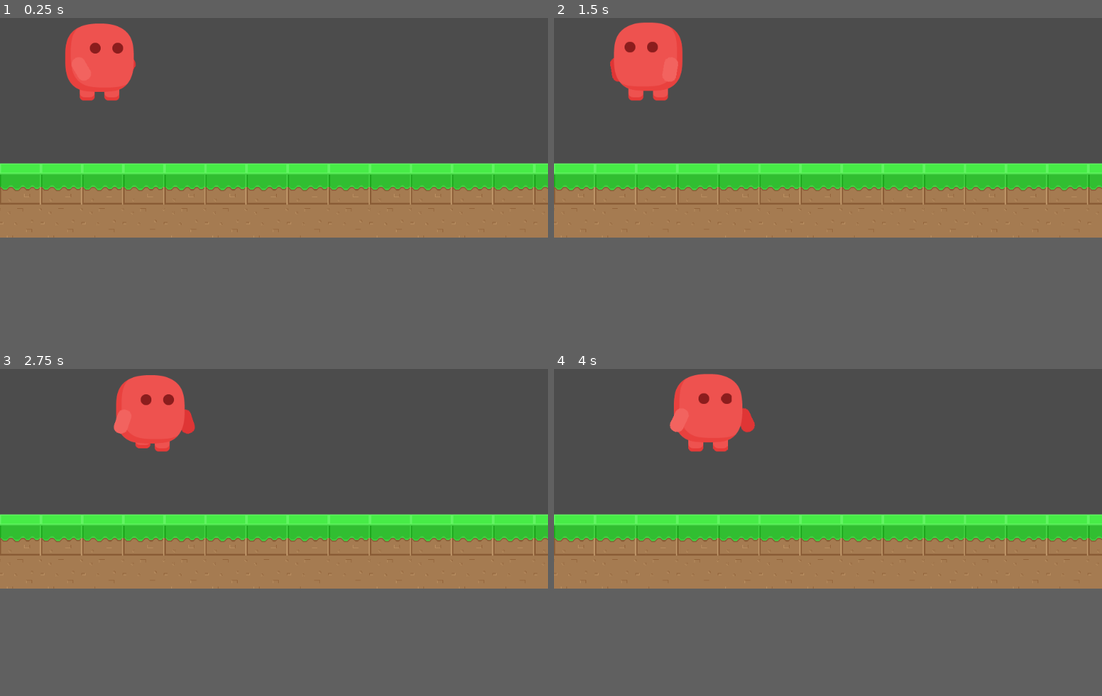
Above: before the commit, frames 1-4 (two rows, left to right).
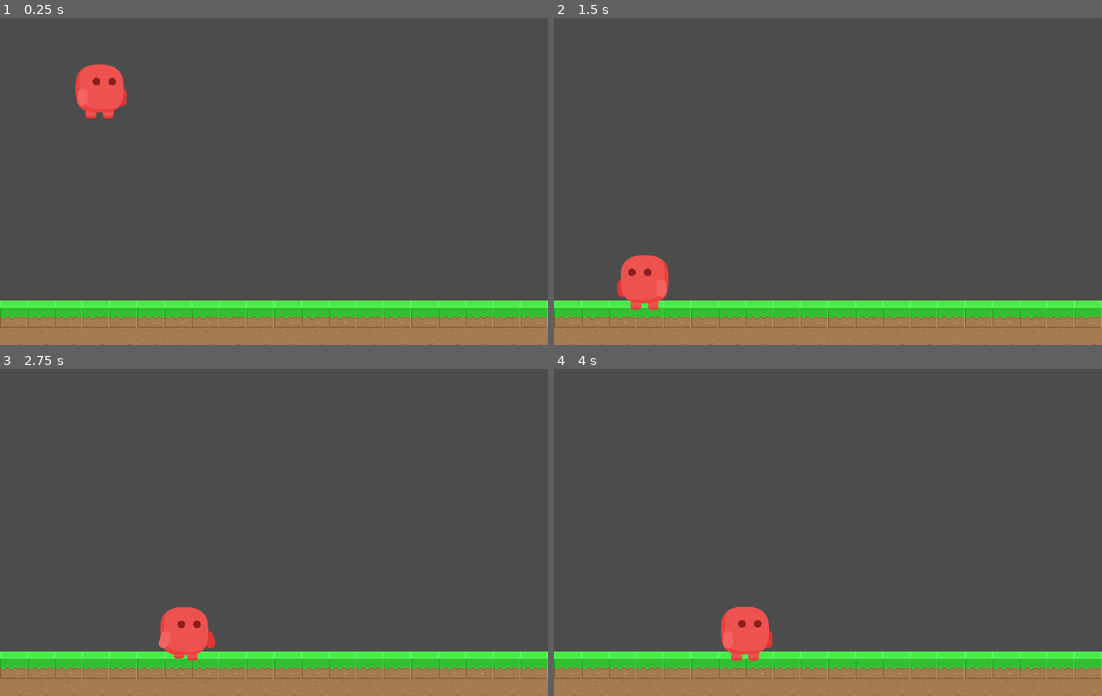
Above: after the commit, the same moments.

Repository: DavidRoberto02/Red-Jumping
Game: Godot game, scene res://recursos/niveles/Nivel1.tscn
Two runs of this game, one before a commit and one after it. Both use one fixed random seed, a clock stepped at 60 frames per second and the inputs below. The project has no main scene, so this scene is started directly.
Inputs:
- Up to frame 1 (0.25 s): no input
- Up to frame 2 (1.5 s): tap W (tecla_w) at 0.6 s; tap A (tecla_a) at 1.35 s
- Up to frame 3 (2.75 s): tap W (tecla_w) at 1.55, 2.3 s; hold D (tecla_d) from 2.03 s (still down)
- Up to frame 4 (4 s): release D (tecla_d) at 2.78 s; tap W (tecla_w) at 2.85, 3.6 s; tap Enter at 3.5 s
In our replay, the window is 800x468 before the commit and 800x625 after it. These sizes can differ from the game's own. Grey fills any space a smaller window leaves; there, only what the larger window draws over its background counts as a difference.

The runs differ from the first frame. In frame 1, 39% of the frame differs, in the area x 0-100%, y 1-100%; in frame 2, 40%; in frame 3, 40%; in frame 4, 40%.

Commit message:
[NUEVO]: Salto.

Diff:
--- a/project.godot
+++ b/project.godot
@@ -12,6 +12,10 @@
 
 config/name="red-jumping"
 config/icon="res://icon.png"
+
+[display]
+
+window/size/height=800
 
 [input]
 
--- a/recursos/escenas/player.tscn
+++ b/recursos/escenas/player.tscn
@@ -147,6 +147,30 @@
 "update": 0,
 "values": [ Vector2( 23, 46 ) ]
 }
+tracks/7/type = "value"
+tracks/7/path = NodePath("brazoDer:rotation_degrees")
+tracks/7/interp = 1
+tracks/7/loop_wrap = true
+tracks/7/imported = false
+tracks/7/enabled = true
+tracks/7/keys = {
+"times": PoolRealArray( 0 ),
+"transitions": PoolRealArray( 1 ),
+"update": 0,
+"values": [ 0.0 ]
+}
+tracks/8/type = "value"
+tracks/8/path = NodePath("brazoIzq:rotation_degrees")
+tracks/8/interp = 1
+tracks/8/loop_wrap = true
+tracks/8/imported = false
+tracks/8/enabled = true
+tracks/8/keys = {
+"times": PoolRealArray( 0 ),
+"transitions": PoolRealArray( 1 ),
+"update": 0,
+"values": [ 0.0 ]
+}
 
 [sub_resource type="Animation" id=2]
 length = 0.001
@@ -263,6 +287,7 @@
 extents = Vector2( 50, 60 )
 
 [node name="player" type="KinematicBody2D"]
+scale = Vector2( 0.7, 0.7 )
 script = ExtResource( 6 )
 
 [node name="partesCuerpo" type="Node2D" parent="."]
@@ -306,6 +331,26 @@
 anims/IDLE = SubResource( 3 )
 anims/RESET = SubResource( 2 )
 
-[node name="CollisionShape2D" type="CollisionShape2D" parent="."]
+[node name="colision" type="CollisionShape2D" parent="."]
 position = Vector2( -2, 18 )
 shape = SubResource( 4 )
+
+[node name="RayCast2D2" type="RayCast2D" parent="colision"]
+position = Vector2( 49, 90 )
+scale = Vector2( 1, 1 )
+enabled = true
+exclude_parent = false
+cast_to = Vector2( 0, 10 )
+
+[node name="RayCast2D" type="RayCast2D" parent="colision"]
+position = Vector2( -49, 90 )
+scale = Vector2( 1, 1 )
+enabled = true
+exclude_parent = false
+cast_to = Vector2( 0, 10 )
+
+[node name="camara" type="Camera2D" parent="."]
+current = true
+limit_left = 0
+limit_top = 0
+limit_bottom = 800
--- a/recursos/escenas/player/player.gd
+++ b/recursos/escenas/player/player.gd
@@ -2,17 +2,41 @@
 
 var direccion = Vector2()
 var motion = Vector2()
-const VELOCIDAD = 150
-const GRAVEDAD = 100
+const VELOCIDAD = 250
+const GRAVEDAD = 30
+const ALTURA_SALTO = 900
+var enElSuelo = false
+var puedeSaltar = true
 
 func _ready():
 	set_process(true)
 
 func _process(delta):
+	gestionarMovimiento()
+	gestionarAnimaciones()
+	gestionarColisiones()
+
+	move_and_slide(motion, Vector2(0, -1))
+
+func gestionarMovimiento():
+	# Dirección horizontal
 	direccion.x = int(Input.is_action_pressed("tecla_d")) - int(Input.is_action_pressed("tecla_a"))
+	direccion.y = int(Input.is_action_just_pressed("tecla_w"))
 	motion.x = direccion.x * VELOCIDAD
-	gestionarAnimaciones()
-	move_and_slide(motion, Vector2(0, -1))
+	# Gravedad
+	motion.y += GRAVEDAD
+
+	if !enElSuelo:
+		print("fuera del suelo")
+		puedeSaltar = false
+	else:
+		print("dentro del suelo")
+		puedeSaltar = true
+		#motion.y = 0
+
+	if direccion.y == 1 && enElSuelo && puedeSaltar:
+		print("Saltando")
+		motion.y = -ALTURA_SALTO
 
 func gestionarAnimaciones():
 	if direccion.x != 0:
@@ -23,4 +47,9 @@
 			$partesCuerpo.scale = Vector2(-1, 1)
 	else:
 		$partesCuerpo/AnimationPlayer.play("IDLE")
-	pass
+
+func gestionarColisiones():
+	if $colision/RayCast2D.is_colliding() || $colision/RayCast2D2.is_colliding():
+		enElSuelo = true
+	else:
+		enElSuelo = false
--- a/recursos/niveles/Nivel1.tscn
+++ b/recursos/niveles/Nivel1.tscn
@@ -5,12 +5,12 @@
 
 [node name="Node" type="Node"]
 
-[node name="player" parent="." instance=ExtResource( 1 )]
-position = Vector2( 186, 253 )
-
 [node name="TileMap" type="TileMap" parent="."]
-scale = Vector2( 0.3, 0.3 )
+scale = Vector2( 0.2, 0.2 )
 tile_set = ExtResource( 2 )
 cell_size = Vector2( 256, 256 )
 format = 1
-tile_data = PoolIntArray( 393216, 0, 0, 393217, 0, 0, 393218, 0, 0, 393219, 0, 0, 393220, 0, 0, 393221, 0, 0, 393222, 0, 0, 393223, 0, 0, 393224, 0, 0, 393225, 0, 0, 393226, 0, 0, 393227, 0, 0, 393228, 0, 0, 393229, 0, 0, 393230, 0, 0, 458752, 1, 0, 458753, 1, 0, 458754, 1, 0, 458755, 1, 0, 458756, 1, 0, 458757, 1, 0, 458758, 1, 0, 458759, 1, 0, 458760, 1, 0, 458761, 1, 0, 458762, 1, 0, 458763, 1, 0, 458764, 1, 0, 458765, 1, 0, 458766, 1, 0 )
+tile_data = PoolIntArray( 917504, 0, 0, 917505, 0, 0, 917506, 0, 0, 917507, 0, 0, 917508, 0, 0, 917509, 0, 0, 917510, 0, 0, 917511, 0, 0, 917512, 0, 0, 917513, 0, 0, 917514, 0, 0, 917515, 0, 0, 917516, 0, 0, 917517, 0, 0, 917518, 0, 0, 917519, 0, 0, 917520, 0, 0, 917521, 0, 0, 917522, 0, 0, 917523, 0, 0, 917524, 0, 0, 917525, 0, 0, 983040, 1, 0, 983041, 1, 0, 983042, 1, 0, 983043, 1, 0, 983044, 1, 0, 983045, 1, 0, 983046, 1, 0, 983047, 1, 0, 983048, 1, 0, 983049, 1, 0, 983050, 1, 0, 983051, 1, 0, 983052, 1, 0, 983053, 1, 0, 983054, 1, 0, 983055, 1, 0, 983056, 1, 0, 983057, 1, 0, 983058, 1, 0, 983059, 1, 0, 983060, 1, 0, 983061, 1, 0 )
+
+[node name="player" parent="." instance=ExtResource( 1 )]
+position = Vector2( 186, 253 )
--- a/recursos/tilesets/tileset_01/Tileset.tscn
+++ b/recursos/tilesets/tileset_01/Tileset.tscn
@@ -11,7 +11,9 @@
 [node name="Sprite" type="Sprite" parent="."]
 texture = ExtResource( 1 )
 
-[node name="CollisionShape2D" type="CollisionShape2D" parent="Sprite"]
+[node name="StaticBody2D" type="StaticBody2D" parent="Sprite"]
+
+[node name="CollisionShape2D" type="CollisionShape2D" parent="Sprite/StaticBody2D"]
 position = Vector2( 0, 21.875 )
 shape = SubResource( 1 )
 
--- a/recursos/tilesets/tileset_01/tileset_01.tres
+++ b/recursos/tilesets/tileset_01/tileset_01.tres
@@ -1,7 +1,10 @@
-[gd_resource type="TileSet" load_steps=3 format=2]
+[gd_resource type="TileSet" load_steps=4 format=2]
 
 [ext_resource path="res://recursos/img/tiles/Grass.png" type="Texture" id=1]
 [ext_resource path="res://recursos/img/tiles/DirtDown.png" type="Texture" id=2]
+
+[sub_resource type="RectangleShape2D" id=1]
+extents = Vector2( 128.125, 106.25 )
 
 [resource]
 0/name = "Sprite"
@@ -12,11 +15,18 @@
 0/tile_mode = 0
 0/occluder_offset = Vector2( 128, 128 )
 0/navigation_offset = Vector2( 128, 128 )
-0/shape_offset = Vector2( 0, 0 )
-0/shape_transform = Transform2D( 1, 0, 0, 1, 0, 0 )
+0/shape_offset = Vector2( 128, 149.875 )
+0/shape_transform = Transform2D( 1, 0, 0, 1, 128, 149.875 )
+0/shape = SubResource( 1 )
 0/shape_one_way = false
-0/shape_one_way_margin = 0.0
-0/shapes = [  ]
+0/shape_one_way_margin = 1.0
+0/shapes = [ {
+"autotile_coord": Vector2( 0, 0 ),
+"one_way": false,
+"one_way_margin": 1.0,
+"shape": SubResource( 1 ),
+"shape_transform": Transform2D( 1, 0, 0, 1, 128, 149.875 )
+} ]
 0/z_index = 0
 1/name = "Sprite2"
 1/texture = ExtResource( 2 )
